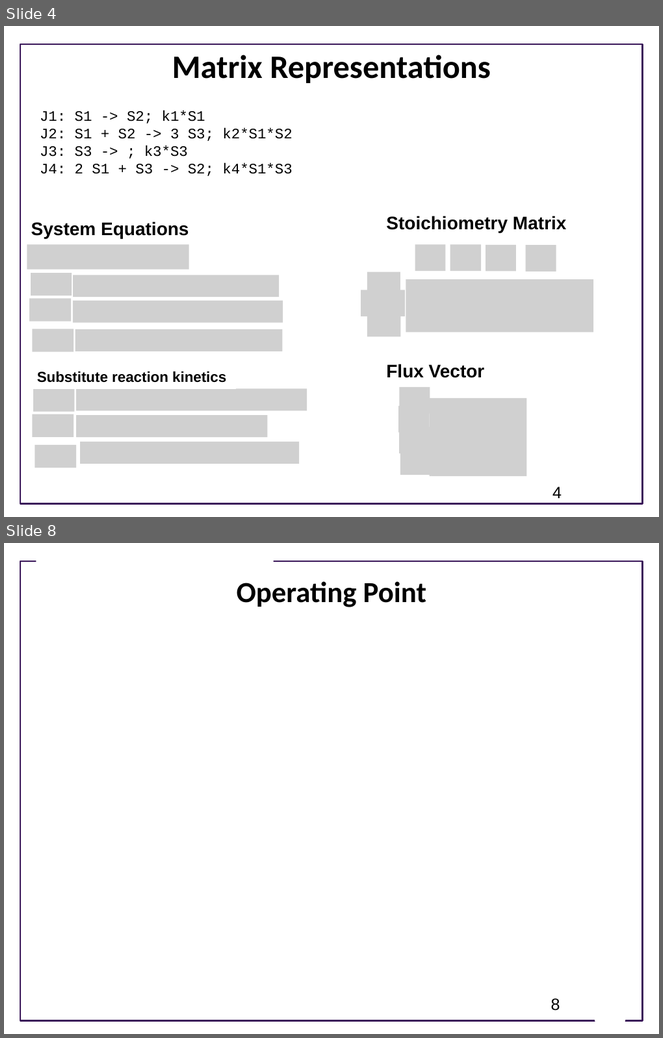
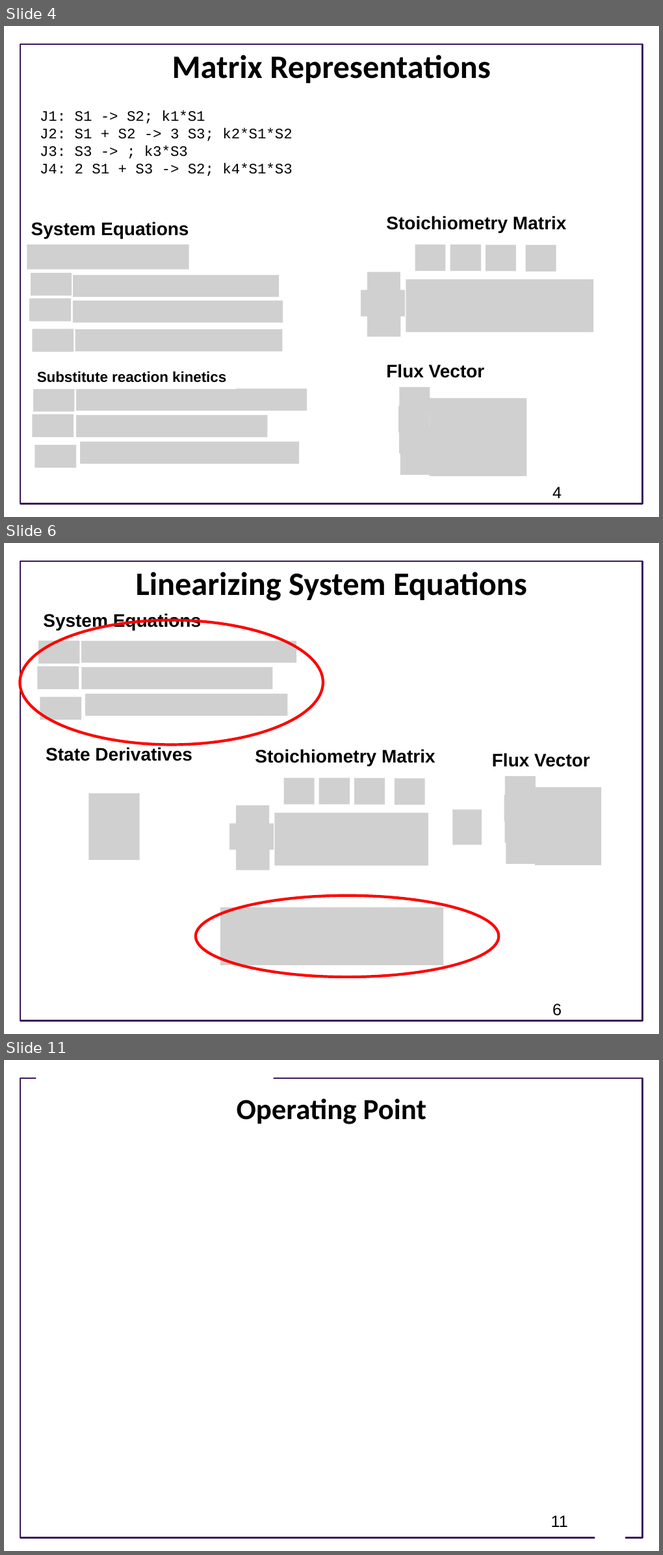
Before and after one commit to joseph-hellerstein/advanced-controls-lectures, a slide deck: Lecture_9-Accuracy-Of-Linear-Models/Linearizing-Reaction-Networks.pptx. Shown one above the other, each under a label of ours: slides 4 and 8 before the commit, slides 4, 6 and 11 after it; the slides between them are not shown. The pictures are 663x1038 and 663x1555 pixels, drawn with LibreOffice and Linux fonts; fonts in the diff are those of the drawing; grey boxes stand for pictures; background and template pictures are left out. Boxes give left, top, right and bottom in pixels: in the first picture for what was removed or moved away, otherwise in the second. Text is boxed around its words. In the diff, an @@ line names an element or a change of style, - is before the commit and + after.

```diff
--- a/Lecture_9-Accuracy-Of-Linear-Models/Linearizing-Reaction-Networks.pptx
+++ b/Lecture_9-Accuracy-Of-Linear-Models/Linearizing-Reaction-Networks.pptx
@@ slide 6 added at <box>4,543,659,1034</box>, background #FFFFFF; not listed: 1 template element that a slide beside it also shows @@
@@ title added at <box>136,572,527,601</box>, 36 pt, text #000000, bold @@
+Linearizing System Equations
@@ ellipse added at <box>20,620,323,745</box>, outline #FF0000 3 pt @@
@@ group added at <box>37,613,296,720</box>: 6 pictures, 1 text @@
+System Equations
@@ text added at <box>46,747,192,761</box>, 20 pt, text #000000, bold @@
+State Derivatives
@@ picture added at <box>88,793,140,860</box> @@
@@ picture added at <box>452,809,482,845</box> @@
@@ group added at <box>230,749,436,870</box>: 8 pictures, 1 text @@
+Stoichiometry Matrix
@@ group added at <box>492,753,601,865</box>: 5 pictures, 1 text @@
+Flux Vector
@@ ellipse added at <box>196,895,499,977</box>, outline #FF0000 3 pt @@
@@ picture added at <box>220,907,443,965</box> @@
@@ page number added at <box>553,1004,562,1016</box>, 18 pt, text #000000 @@
+6
@@ what was slide 8 is now slide 11 @@
@@ page number at <box>551,1516,568,1527</box>: text changed @@
-8
+11
```
Also in this commit, not shown: 1 slide changed, 4 other slides added, 2 slides removed, 1 other file.
